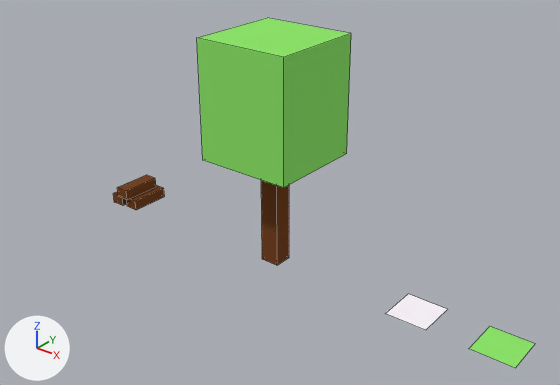
An edit to the Blender file basic.blend, drawn before and after from the same camera.
Camera for both pictures: a camera (50 mm lens) standing at (10.58, -13.04, 9.84) and looking at (-0.14, 0.35, 1.54). The axes (+X, +Y, +Z) are drawn at lower left. The lights are the same throughout. Mesh edges are drawn as thin lines.

Names of what the first picture shows: 'FarmPlot', 'FarmPlot.001', 'Logs', 'Tree'.
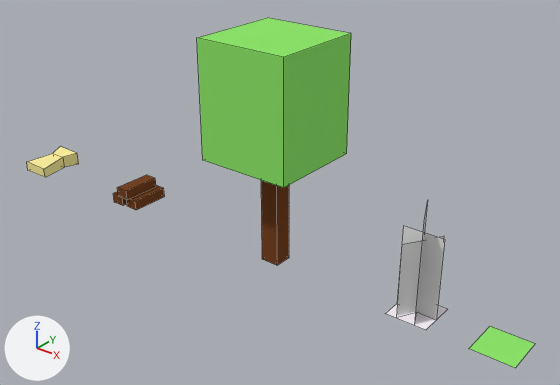
The change, as JSON lines over the scene's bpy script:
```json
{"op": "add", "block": "mat_wheat", "code": ["mat_wheat = diffuse_material('Wheat')", "mat_wheat.base_color = (0.8, 0.8, 0.8)  # white #e7e7e7"]}
{"op": "add", "block": "mat_material", "code": ["mat_material = diffuse_material('Material')", "mat_material.base_color = (0.955, 0.855, 0.338)  # yellow #faee9d"]}
{"op": "add", "block": "me_cube_004", "code": ["me_cube_004 = bpy.data.meshes.new('Cube.004')", "me_cube_004.from_pydata([(0.5, -0.01, 0.0), (0.5, 1.99, 0.0), (-0.5, 1.99, 0.0), (-0.5, -0.01, 0.0), (-0.25, -0.01, 0.43), (-0.25, 1.81, 0.43), (0.25, 1.81, -0.43), (0.25, -0.01, -0.43), (0.21, -0.01, 0.45), (0.21, 2.52, 0.45), (-0.21, 2.52, -0.45), (-0.21, -0.01, -0.45)], [], [(0, 3, 2, 1), (4, 7, 6, 5), (8, 11, 10, 9)])", "me_cube_004.materials.append(mat_wheat)  # its picture is missing"]}
{"op": "add", "block": "me_cube_005", "code": ["me_cube_005 = bpy.data.meshes.new('Cube.005')", "me_cube_005.from_pydata([(0.44, -0.12, -0.64), (0.44, -0.12, 0.64), (-0.44, -0.12, 0.64), (-0.44, -0.12, -0.64), (0.44, 0.266, -0.64), (0.44, 0.158, 0.64), (-0.44, 0.158, 0.64), (-0.44, 0.266, -0.64), (-0.254, 0.217, -0.211), (0.254, 0.217, -0.211), (-0.254, -0.12, -0.211), (0.254, -0.12, -0.211)], [], [(11, 1, 2, 10), (0, 11, 10, 3), (11, 9, 5, 1), (1, 5, 6, 2), (10, 8, 7, 3), (4, 0, 3, 7), (0, 4, 9, 11), (2, 6, 8, 10), (4, 7, 8, 9), (9, 8, 6, 5)])", "me_cube_005.materials.append(mat_material)  # yellow #faee9d"]}
{"op": "add", "block": "ob_wheat", "code": ["ob_wheat = bpy.data.objects.new('Wheat', me_cube_004)", "ob_wheat.location = (4.0, 0.0, 0.0)", "ob_wheat.rotation_euler = (1.571, 0.0, 0.0)  # degrees (90, 0, 0)"]}
{"op": "add", "block": "ob_wheatsheaf", "code": ["ob_wheatsheaf = bpy.data.objects.new('WheatSheaf', me_cube_005)", "ob_wheatsheaf.location = (-9.0, 0.0, 0.0)", "ob_wheatsheaf.rotation_euler = (1.571, 0.0, 0.0)  # degrees (90, 0, 0)"]}
```

What differs and where, as boxes [x1, y1, x2, y2] in the pictures (560 x 385 px):
```json
{"object": "Wheat", "change": "added", "after": [397, 207, 445, 319]}
{"object": "WheatSheaf", "change": "added", "after": [27, 147, 79, 177], "on screen": "yellow"}
```
